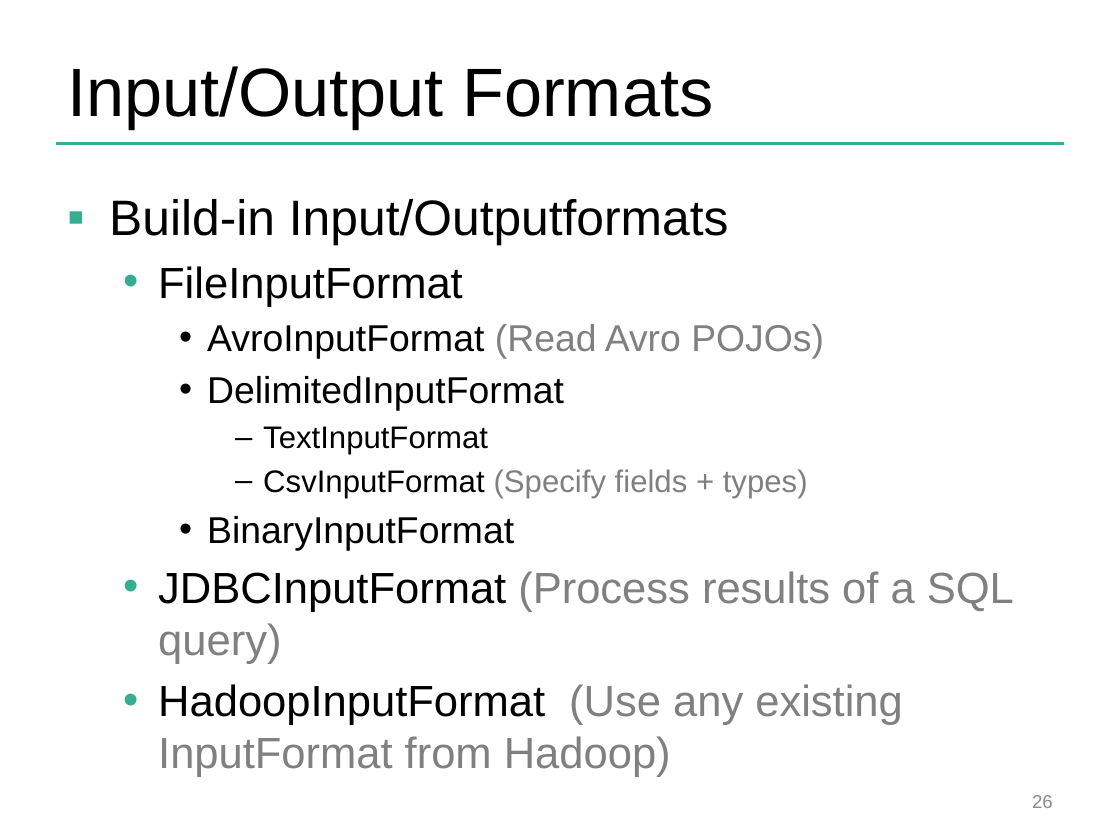
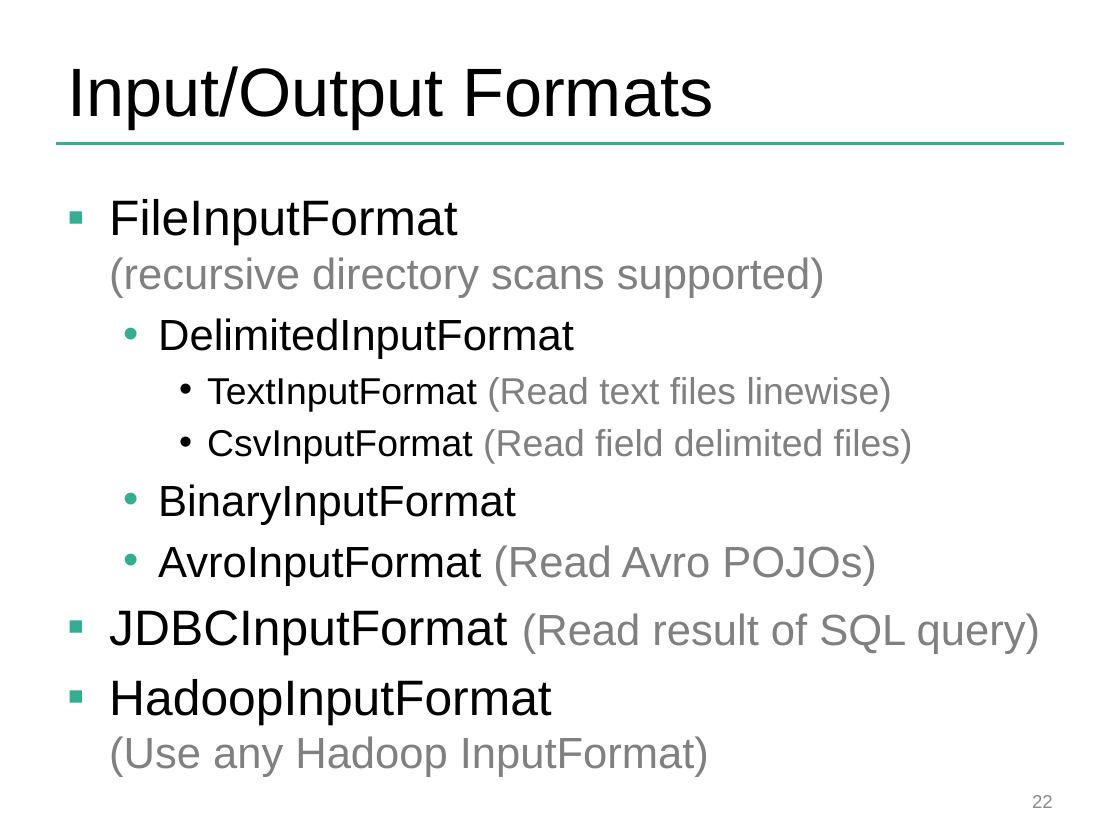
Before and after one commit to dataArtisans/flink-training-web, a slide deck: slide 22 of slides/flink_batch_advanced.pptx (slide 26 before the commit). Drawn at 1120x840 pixels with LibreOffice and Linux fonts; fonts in the diff are those of the drawing; background and template pictures are left out. Boxes give left, top, right and bottom in pixels: in the first picture for what was removed or moved away, otherwise in the second. Text is boxed around its words. In the diff, an @@ line names an element or a change of style, - is before the commit and + after.

```diff
--- a/slides/flink_batch_advanced.pptx
+++ b/slides/flink_batch_advanced.pptx
@@ text at [109,199,913,525]: text changed; size 32 to 24 pt; text colour #000000 to #808080 @@
-▪ Build-in Input/Outputformats
-  • FileInputFormat
+▪ FileInputFormat
+  (recursive directory scans supported)
+  • DelimitedInputFormat
+    • TextInputFormat (Read text files linewise)
+    • CsvInputFormat (Read field delimited files)
+  • BinaryInputFormat
@@ text at [158,545,877,586]: size 24 to 28 pt in "AvroInputFormat (Read Avro POJOs)"; list level 3 to 2 in "AvroInputFormat (Read Avro POJOs)" @@
@@ text at [109,610,1040,777]: text changed; text colour #000000 to #808080 @@
-    • DelimitedInputFormat
-      – TextInputFormat
-      – CsvInputFormat (Specify fields + types)
-    • BinaryInputFormat
-  • JDBCInputFormat (Process results of a SQL query)
-  • HadoopInputFormat (Use any existing InputFormat from Hadoop)
+▪ JDBCInputFormat (Read result of SQL query)
+▪ HadoopInputFormat
+  (Use any Hadoop InputFormat)
@@ page number at [1032,795,1053,808]: text changed @@
-26
+22
```
Also in this commit, not shown: 34 other slides changed, 12 slides added, 16 slides removed.
